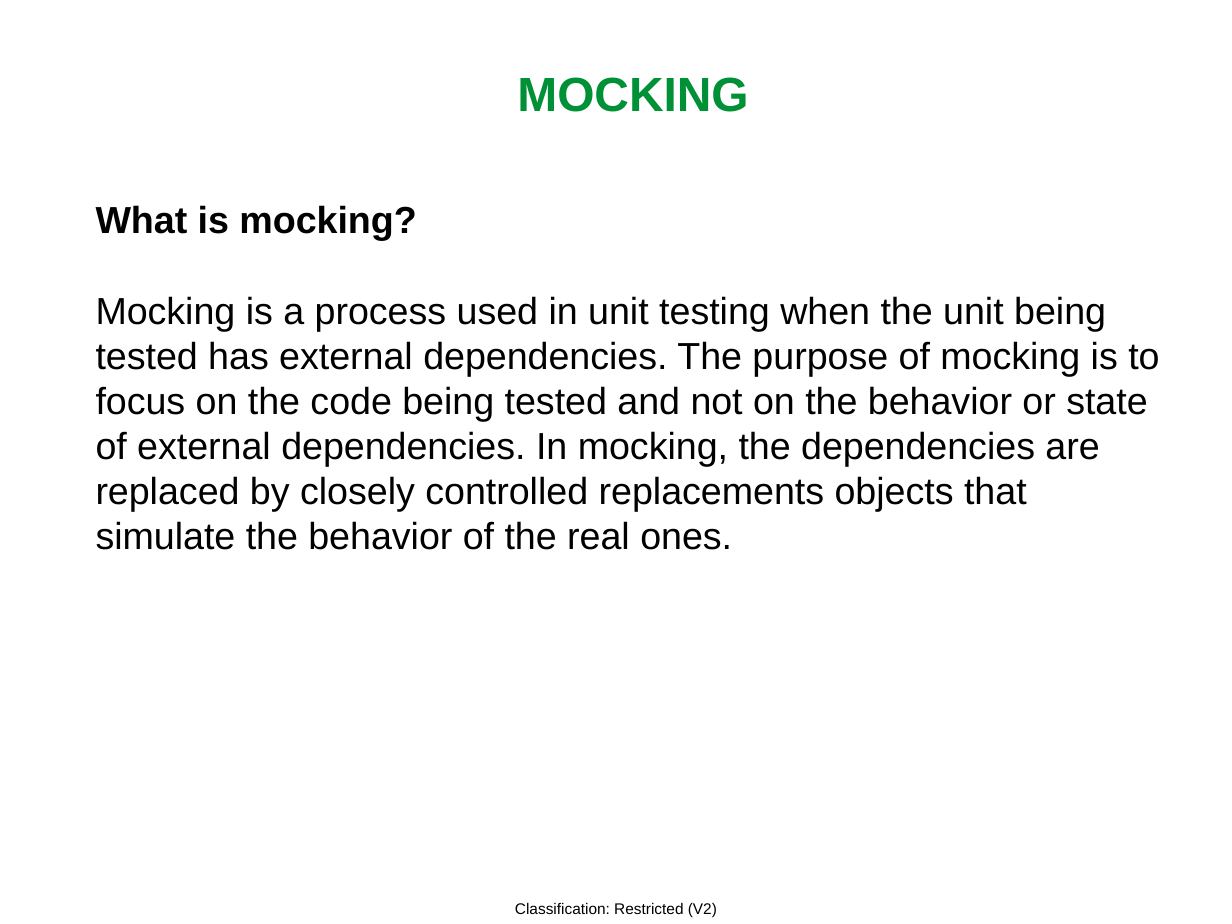
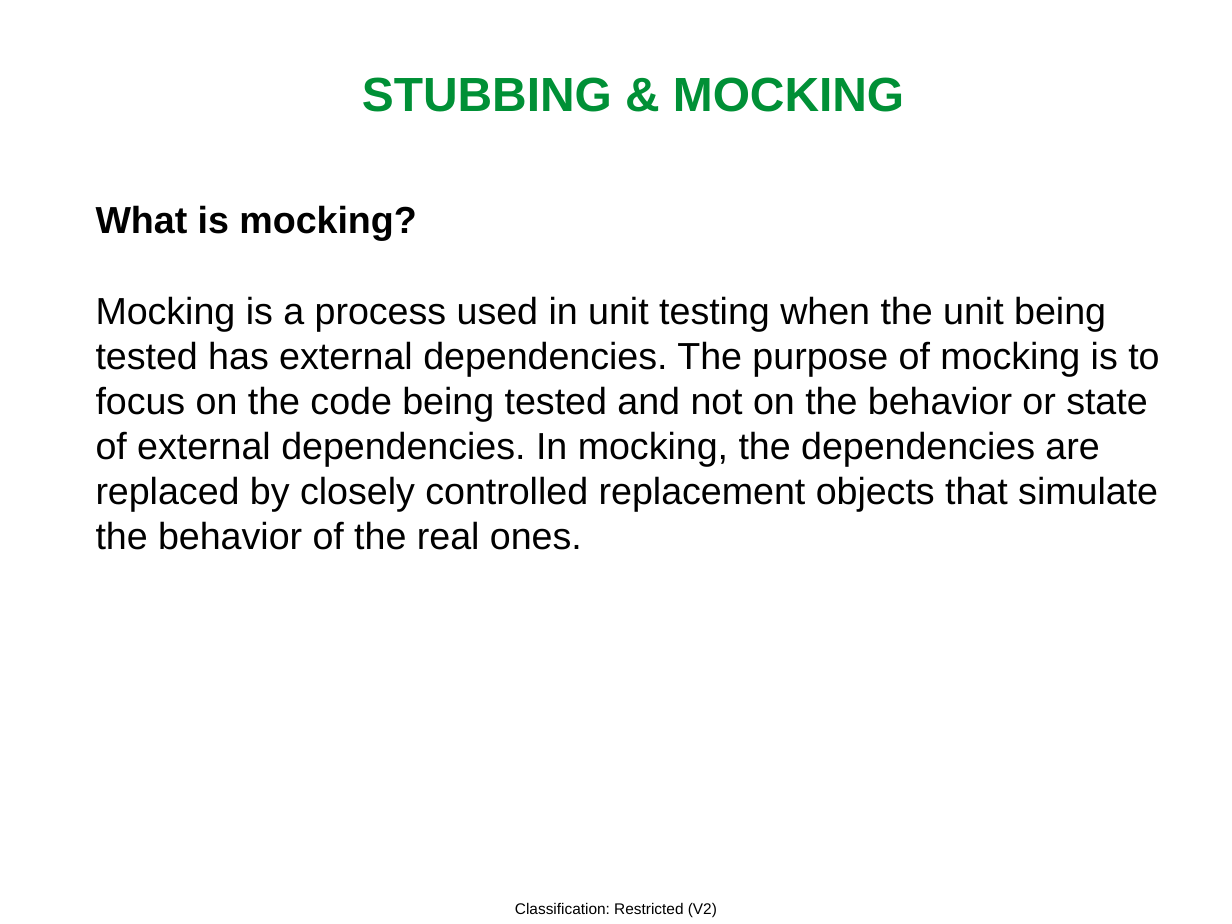
Before and after one commit to MarianCentric/summer_practice_2021, a slide deck: slide 25 of Developer testing 2021.pptx (slide 26 before the commit). Drawn at 1232x924 pixels with LibreOffice and Linux fonts; fonts in the diff are those of the drawing; background and template pictures are left out. Boxes give left, top, right and bottom in pixels: in the first picture for what was removed or moved away, otherwise in the second. Text is boxed around its words. In the diff, an @@ line names an element or a change of style, - is before the commit and + after.

```diff
--- a/Developer testing 2021.pptx
+++ b/Developer testing 2021.pptx
@@ title at (x1=362, y1=77, x2=904, y2=112): text changed @@
-MOCKING
+STUBBING & MOCKING
@@ text at (x1=96, y1=296, x2=1159, y2=550): text changed @@
-Mocking is a process used in unit testing when the unit being tested has external dependencies. The purpose of mocking is to focus on the code being tested and not on the behavior or state of external dependencies. In mocking, the dependencies are replaced by closely controlled replacements objects that simulate the behavior of the real ones.
+Mocking is a process used in unit testing when the unit being tested has external dependencies. The purpose of mocking is to focus on the code being tested and not on the behavior or state of external dependencies. In mocking, the dependencies are replaced by closely controlled replacement objects that simulate the behavior of the real ones.
```
Also in this commit, not shown: 55 other slides changed, 9 slides removed.
